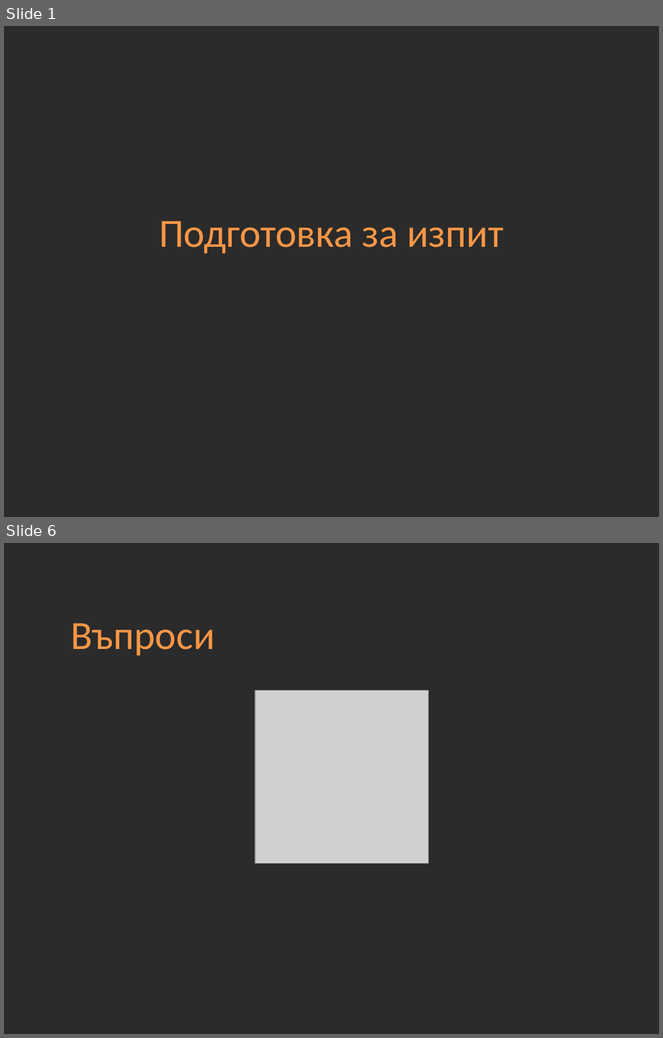
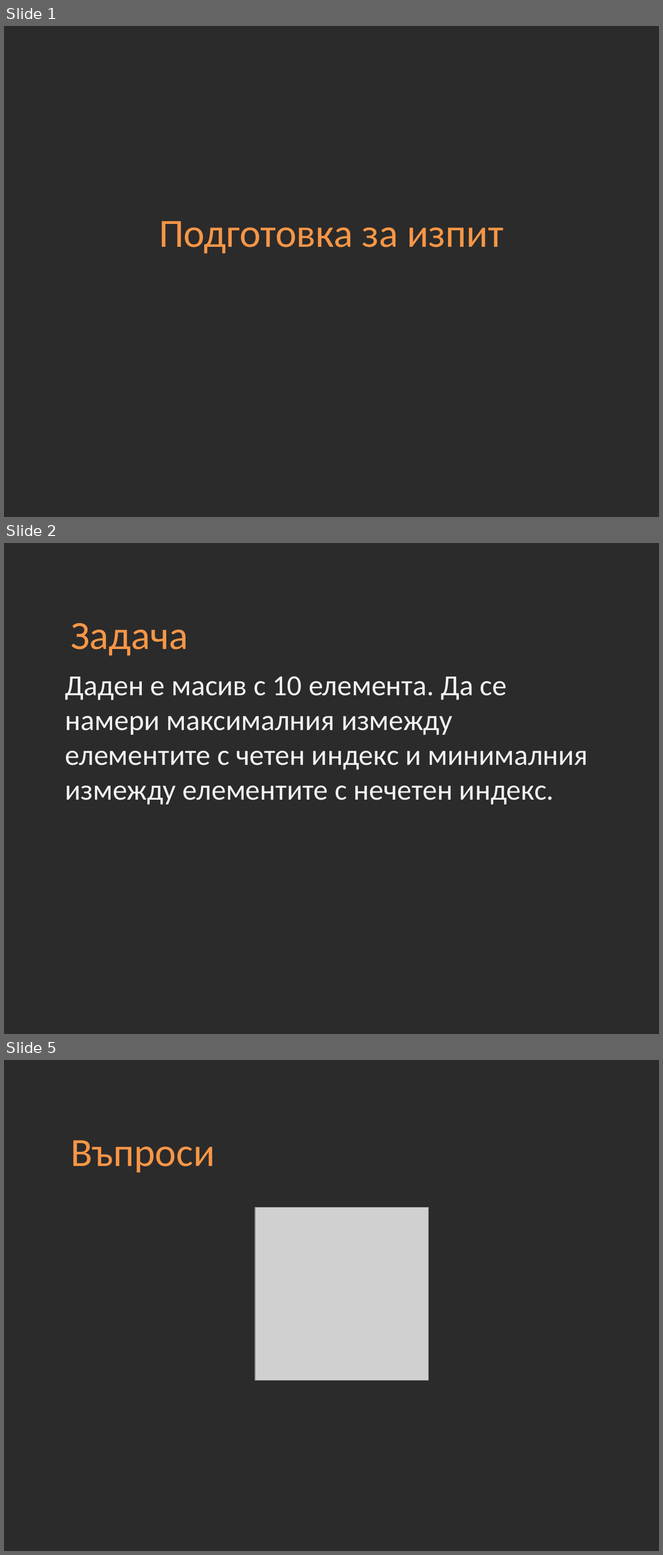
Before and after one commit to Academy-Soft-Intellect/Programming-Introduction-Course, a slide deck: 09-Exam preparation.pptx. Shown one above the other, each under a label of ours: slides 1 and 6 before the commit, slides 1, 2 and 5 after it; the slides between them are not shown. The pictures are 663x1038 and 663x1555 pixels, drawn with LibreOffice and Linux fonts; fonts in the diff are those of the drawing; grey boxes stand for pictures; background and template pictures are left out; a plain dark background stands for a picture behind light text. Boxes give left, top, right and bottom in pixels: in the first picture for what was removed or moved away, otherwise in the second. Text is boxed around its words. In the diff, an @@ line names an element or a change of style, - is before the commit and + after.

```diff
--- a/09-Exam preparation.pptx
+++ b/09-Exam preparation.pptx
@@ slide 2 added at [4, 543, 659, 1034], background picture (left out) @@
@@ title added at [71, 623, 188, 656], 44 pt, text #F79646 @@
+Задача
@@ text added at [65, 676, 588, 805], 32 pt, text #F2F2F2 @@
+Даден е масив с 10 елемента. Да се намери максималния измежду елементите с четен индекс и минималния измежду елементите с нечетен индекс.
@@ what was slide 6 is now slide 5 @@
```
Also in this commit, not shown: 2 other slides added, 4 slides removed.
